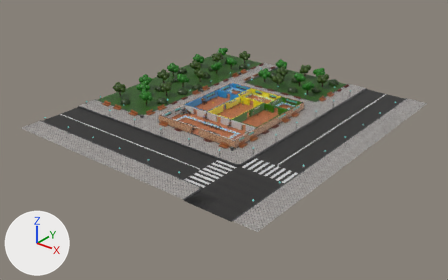
Two versions of the FBX model Assets/Models/Shop/Shop.fbx, one commit apart.
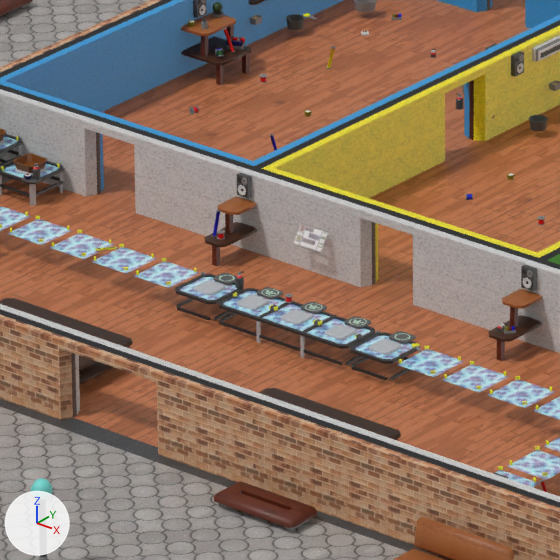
Old and new are each drawn whole from a camera (50 mm lens) standing at (150.1, -193.9, 106.8) and looking at (0.5, -6.9, -9.1) and again close up on the part from 41% to 52% of the width and 35% to 52% of the height. The axes (+X, +Y, +Z) are drawn at lower left. The lights are the same throughout. Where no turn or scale is listed for an object, it has been applied to the vertices.

Objects in the first close-up: 'FlowerShop', 'FlowerShopLightAndGlass'.
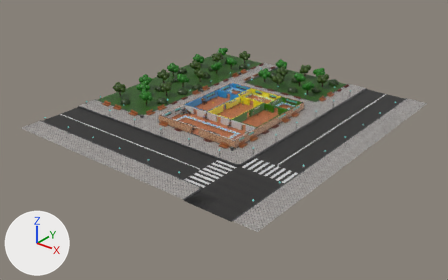
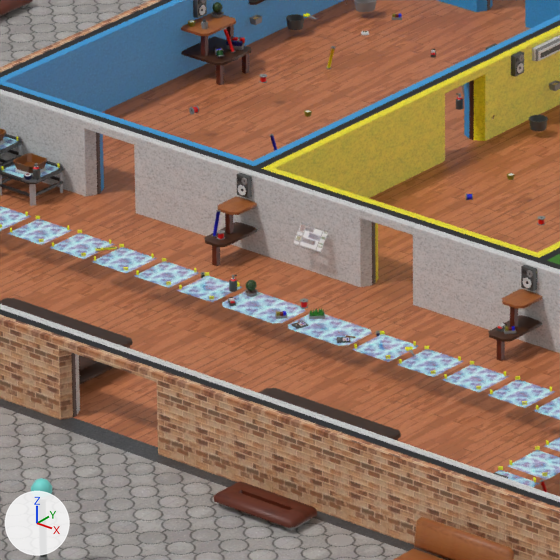
Diff of the bpy script that builds the scene:
```diff
--- a/Assets/Models/Shop/Shop.fbx.py
+++ b/Assets/Models/Shop/Shop.fbx.py
@@ me_flowershoplightandglass @@
 # used by ob_flowershoplightandglass; location = (0.0, 0.0, 0.0)
-me_flowershoplightandglass.from_pydata(...)  # 2760 vertices, 1536 faces; spans x -18.9..18.9, y -23.8..23.8, z 0.4..1.8
+me_flowershoplightandglass.from_pydata(...)  # 2780 vertices, 1545 faces; spans x -18.9..18.9, y -23.8..23.8, z 0.4..1.8
+# me_flowershoplightandglass part 1: 4 vertices removed from x -1.0..1.0, y -15.9..-14.1, z 0.9; 32 vertices added at x -4.8..0.4, y -15.9..-14.1, z 0.9..1.1
 me_flowershoplightandglass.materials.append(mat_lightatlas)
@@ me_flowershop @@
 # used by ob_flowershop; location = (0.0, 0.0, 0.0)
-me_flowershop.from_pydata(...)  # 27669 vertices, 23492 faces; spans x -60.0..60.0, y -65.0..65.0, z -0.5..6.1
+me_flowershop.from_pydata(...)  # 27544 vertices, 23507 faces; spans x -60.0..60.0, y -65.0..65.0, z -0.5..6.1
+# me_flowershop part 2: the loose piece of 8 vertices spanning x 6.2..6.4, y -11.6..-11.2, z 1.0..1.1 is copied, and the copy is multiplied about its middle by the matrix ((-0.819, 0.945, 0.0), (0.945, 0.819, 0.0), (0.0, 0.0, -1.25)), then moved by (-3.8, -4.0, -0.1); it spans x 2.2..2.8, y -15.7..-15.2, z 0.9..1.0
+# me_flowershop part 3: the loose piece of 8 vertices spanning x 6.2..6.4, y -11.6..-11.2, z 1.0..1.1 is copied, and the copy is scaled about its middle by (1.67, 1.17, 0.5), then moved by (-5.8, -4.0, -0.1); it spans x 0.3..0.7, y -15.7..-15.1, z 0.9..1.0
+# me_flowershop part 4: a new loose piece, a UV sphere (8 segments, 8 rings, poles along z) spanning x -2.73..-2.33, y -14.65..-14.25, z 1.06..1.46, in mat_environmentatlas (picture img_environmentatlas_jpg)
+# me_flowershop part 5: the loose piece of 16 vertices spanning x -17.6..-17.0, y -14.0..-13.4, z 0.5..0.6 is copied, and the copy is moved by (17.8, -0.8, 0.4); it spans x 0.2..0.8, y -14.8..-14.2, z 0.9..1.0
+# me_flowershop part 6: 26 loose pieces with 328 vertices, spanning x -4.9..4.9, y -16.0..-13.7, z 0.0..1.1, are deleted
+# me_flowershop part 7: 205 vertices moved from x -3.4..5.2, y -15.5..-13.7, z 0.9..1.5 to x -3.4..5.2, y -15.5..-14.0, z 0.9..1.5; 120 vertices removed from x -2.9..3.0, y -16.0..-13.7, z 0.9..1.0; 58 vertices added at x -2.8..0.5, y -15.7..-14.2, z 0.9..1.1
 me_flowershop.materials.append(mat_environmentatlas)
```

Location of each change, (x1, y1, x2, y2) in pixels of the close-ups (560 x 560 px; the box of a moved part takes in the faces that stretch with it):
part 1 of me_flowershoplightandglass, built on
    before: (223, 291, 370, 344)
    after: (179, 282, 371, 346)
part 2 of me_flowershop, added
    after: (337, 337, 350, 343)
part 3 of me_flowershop, added
    after: (292, 321, 308, 329)
part 4 of me_flowershop, added
    after: (246, 280, 257, 291)
part 5 of me_flowershop, added
    after: (309, 313, 325, 319)
part 6 of me_flowershop, deleted
    before: (175, 273, 420, 381)
part 7 of me_flowershop, moved or reshaped
    before: (218, 272, 421, 352)
    after: (228, 275, 414, 356)
